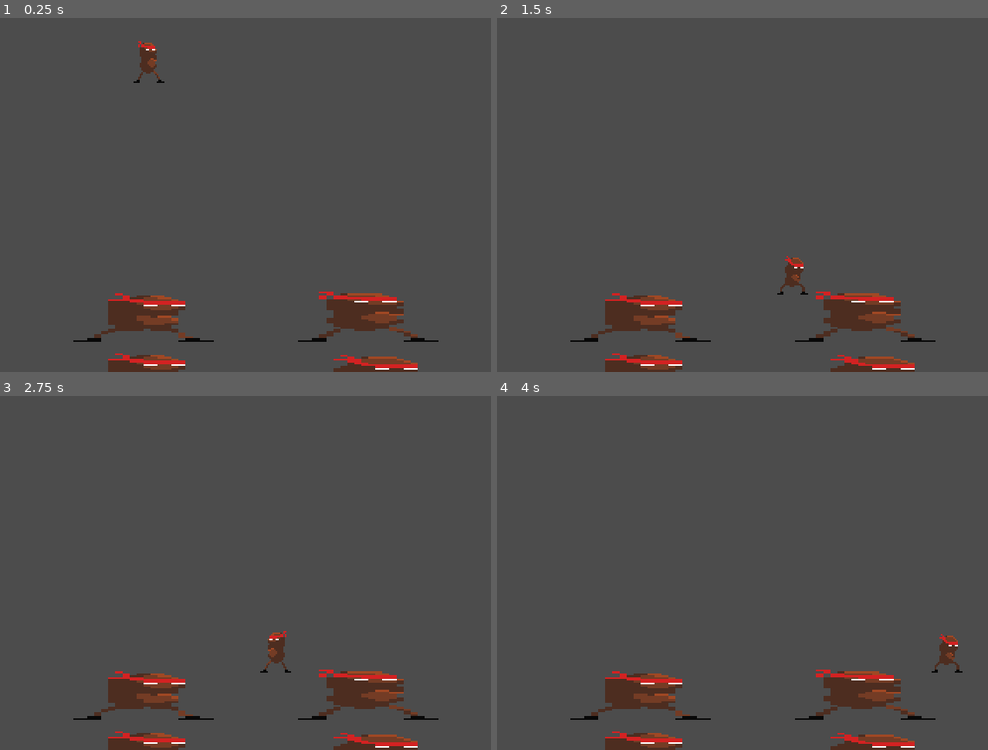
Above: before the commit, frames 1-4 (two rows, left to right).
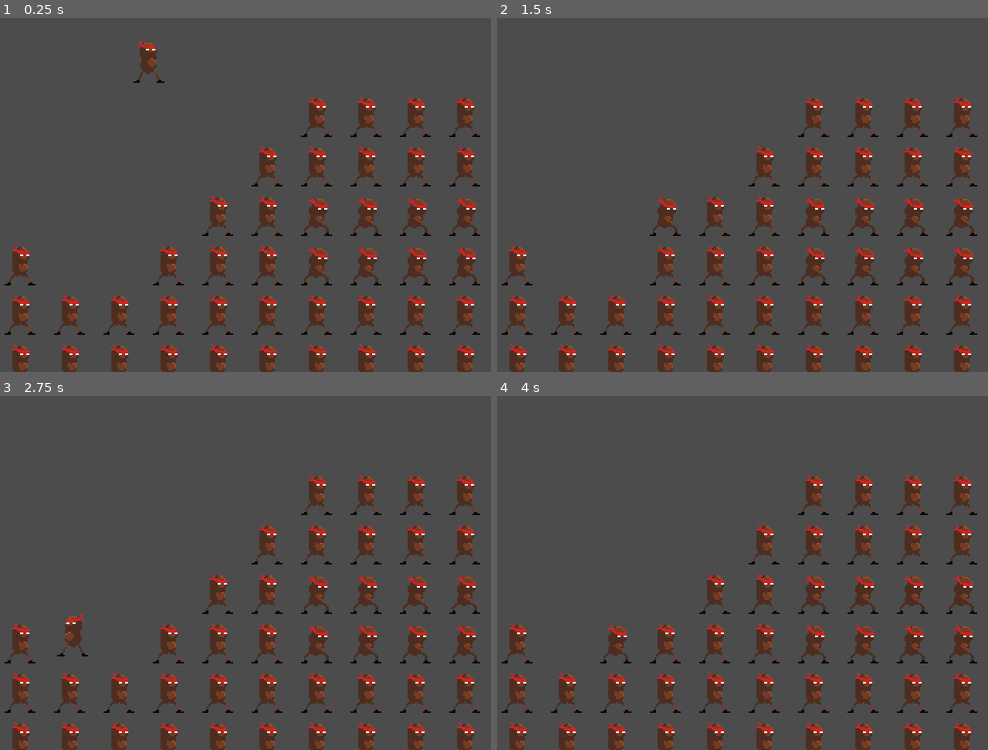
Above: after the commit, the same moments.

Repository: fintanneff/GodotWithGit
Game: Godot game, scene res://PlatDemo/PlatScene.tscn
The game is run twice, just before and just after one commit, with the same random seed, the same clock (stepped at 60 frames per second) and the same inputs. This scene is started directly instead of the project's main scene.
Inputs (mouse positions are in pixels of both pictures, inside the frame that each line leads up to):
- Up to frame 1 (0.25 s): no input
- Up to frame 2 (1.5 s): move the mouse to (850, 166) at 0.52 s; hold Right (ui_right) from 0.53 s (still down); tap Space (ui_select) at 0.77 s; move the mouse to (644, 205) at 1.27 s
- Up to frame 3 (2.75 s): tap Space (ui_select) at 1.52 s; move the mouse to (294, 484) at 2.02 s; release Right (ui_right) at 2.03 s; hold Left (ui_left) from 2.03 s (still down)
- Up to frame 4 (4 s): move the mouse to (717, 640) at 2.77 s; release Left (ui_left) at 2.78 s; hold Right (ui_right) from 2.78 s (still down); tap Space (ui_select) at 3.02, 3.77 s; move the mouse to (889, 619) at 3.52 s

The runs differ from the first frame. In frame 1, 14% of the frame differs, in the area x 0-98%, y 22-100%; in frame 2, 15%; in frame 3, 15%; in frame 4, 15%.

Commit message:
oh dear
oh dear

Diff:
--- a/PlatDemo/PlatScene.tscn
+++ b/PlatDemo/PlatScene.tscn
@@ -1,26 +1,19 @@
-[gd_scene load_steps=4 format=2]
+[gd_scene load_steps=3 format=2]
 
 [ext_resource path="res://PlatDemo/Player/PlatPlayer.tscn" type="PackedScene" id=1]
-[ext_resource path="res://PlatDemo/Player/Bean_Man.png" type="Texture" id=2]
-
-[sub_resource type="RectangleShape2D" id=1]
-extents = Vector2( 119.569, 34.8243 )
+[ext_resource path="res://PlatDemo/mytiles.tres" type="TileSet" id=2]
 
 [node name="Node2D" type="Node2D"]
 
 [node name="Camera2D" type="Camera2D" parent="."]
 current = true
 
-[node name="StaticBody2D" type="StaticBody2D" parent="."]
-position = Vector2( 5.82706, 104.887 )
-
-[node name="CollisionShape2D" type="CollisionShape2D" parent="StaticBody2D"]
-shape = SubResource( 1 )
-
-[node name="Bean_Man" type="Sprite" parent="StaticBody2D"]
-position = Vector2( 6.47126, -4.36475 )
-scale = Vector2( 4.55086, 1.20693 )
-texture = ExtResource( 2 )
-
 [node name="PlatPlayer" parent="." instance=ExtResource( 1 )]
 position = Vector2( -60.3894, -96.9409 )
+
+[node name="TileMap" type="TileMap" parent="."]
+tile_set = ExtResource( 2 )
+cell_size = Vector2( 32, 32 )
+collision_friction = 0.0
+format = 1
+tile_data = PoolIntArray( -131071, 2, 0, -131070, 2, 0, -131069, 2, 0, -131068, 2, 0, -65536, 2, 0, -65535, 2, 0, -65534, 2, 0, -65533, 2, 0, -65532, 2, 0, 65535, 2, 0, 0, 2, 0, 1, 3, 0, 2, 3, 0, 3, 3, 0, 4, 3, 0, 131067, 2, 0, 131070, 2, 0, 131071, 2, 0, 65536, 2, 0, 65537, 3, 0, 65538, 3, 0, 65539, 3, 0, 65540, 3, 0, 196603, 0, 0, 196604, 0, 0, 196605, 0, 0, 196606, 0, 0, 196607, 0, 0, 131072, 0, 0, 131073, 0, 0, 131074, 0, 0, 131075, 0, 0, 131076, 0, 0, 262139, 0, 0, 262140, 0, 0, 262141, 0, 0, 262142, 0, 0, 262143, 0, 0, 196608, 0, 0, 196609, 0, 0, 196610, 0, 0, 196611, 0, 0, 196612, 0, 0 )
--- a/PlatDemo/Player/PlatPlayer.gd
+++ b/PlatDemo/Player/PlatPlayer.gd
@@ -3,7 +3,7 @@
 onready var Spr = $Spr
 var movevec = Vector2.ZERO
 
-func _physics_process(delta):
+func _process(delta):
 	#Move
 	var inputx = Input.get_action_strength("ui_right")-Input.get_action_strength("ui_left")
 	if (abs(inputx) > 0.5):
@@ -12,6 +12,8 @@
 		Spr.global_scale = Vector2(sign(movevec.x), 1)
 	else:
 		movevec.x = 0
+
+func _physics_process(delta):
 	#Grav
 	if (is_on_floor()):
 		movevec.y = 2
@@ -22,4 +24,5 @@
 		if (Input.is_action_just_released("ui_up") && movevec.y < 0):
 			movevec.y /= 3
 	#ApplyMove
-	move_and_slide(movevec, Vector2.UP, true)
+	move_and_slide(movevec.x * Vector2.RIGHT, Vector2.UP, true)
+	move_and_slide(movevec.y * Vector2.DOWN, Vector2.UP, true)
--- /dev/null
+++ b/PlatDemo/mytiles.tres
@@ -0,0 +1,101 @@
+[gd_resource type="TileSet" load_steps=6 format=2]
+
+[ext_resource path="res://PlatDemo/Player/Bean_Man.png" type="Texture" id=1]
+
+[sub_resource type="ConvexPolygonShape2D" id=1]
+points = PoolVector2Array( 0, 0, 32, 0, 32, 32, 0, 32 )
+
+[sub_resource type="ConvexPolygonShape2D" id=2]
+points = PoolVector2Array( 32, 32, 0, 32, 0, 0, 32, 0 )
+
+[sub_resource type="ConvexPolygonShape2D" id=3]
+points = PoolVector2Array( 0, 0, 32, 0, 32, 32, 0, 32 )
+
+[sub_resource type="ConvexPolygonShape2D" id=4]
+points = PoolVector2Array( 0, 0, 32, 0, 32, 32, 0, 32 )
+
+[resource]
+0/name = "Bean_Man.png 0"
+0/texture = ExtResource( 1 )
+0/tex_offset = Vector2( 0, 0 )
+0/modulate = Color( 1, 1, 1, 1 )
+0/region = Rect2( 0, 0, 32, 32 )
+0/tile_mode = 0
+0/occluder_offset = Vector2( 0, 0 )
+0/navigation_offset = Vector2( 0, 0 )
+0/shape_offset = Vector2( 0, 0 )
+0/shape_transform = Transform2D( 1, 0, 0, 1, 0, 0 )
+0/shape = SubResource( 1 )
+0/shape_one_way = false
+0/shape_one_way_margin = 1.0
+0/shapes = [ {
+"autotile_coord": Vector2( 0, 0 ),
+"one_way": false,
+"one_way_margin": 1.0,
+"shape": SubResource( 1 ),
+"shape_transform": Transform2D( 1, 0, 0, 1, 0, 0 )
+} ]
+0/z_index = 0
+1/name = "Bean_Man.png 1"
+1/texture = ExtResource( 1 )
+1/tex_offset = Vector2( 0, 0 )
+1/modulate = Color( 1, 1, 1, 1 )
+1/region = Rect2( 32, 0, 32, 32 )
+1/tile_mode = 0
+1/occluder_offset = Vector2( 0, 0 )
+1/navigation_offset = Vector2( 0, 0 )
+1/shape_offset = Vector2( 0, 0 )
+1/shape_transform = Transform2D( 1, 0, 0, 1, 0, 0 )
+1/shape = SubResource( 2 )
+1/shape_one_way = false
+1/shape_one_way_margin = 1.0
+1/shapes = [ {
+"autotile_coord": Vector2( 0, 0 ),
+"one_way": false,
+"one_way_margin": 1.0,
+"shape": SubResource( 2 ),
+"shape_transform": Transform2D( 1, 0, 0, 1, 0, 0 )
+} ]
+1/z_index = 0
+2/name = "Bean_Man.png 2"
+2/texture = ExtResource( 1 )
+2/tex_offset = Vector2( 0, 0 )
+2/modulate = Color( 1, 1, 1, 1 )
+2/region = Rect2( 0, 32, 32, 32 )
+2/tile_mode = 0
+2/occluder_offset = Vector2( 0, 0 )
+2/navigation_offset = Vector2( 0, 0 )
+2/shape_offset = Vector2( 0, 0 )
+2/shape_transform = Transform2D( 1, 0, 0, 1, 0, 0 )
+2/shape = SubResource( 3 )
+2/shape_one_way = false
+2/shape_one_way_margin = 1.0
+2/shapes = [ {
+"autotile_coord": Vector2( 0, 0 ),
+"one_way": false,
+"one_way_margin": 1.0,
+"shape": SubResource( 3 ),
+"shape_transform": Transform2D( 1, 0, 0, 1, 0, 0 )
+} ]
+2/z_index = 0
+3/name = "Bean_Man.png 3"
+3/texture = ExtResource( 1 )
+3/tex_offset = Vector2( 0, 0 )
+3/modulate = Color( 1, 1, 1, 1 )
+3/region = Rect2( 32, 32, 32, 32 )
+3/tile_mode = 0
+3/occluder_offset = Vector2( 0, 0 )
+3/navigation_offset = Vector2( 0, 0 )
+3/shape_offset = Vector2( 0, 0 )
+3/shape_transform = Transform2D( 1, 0, 0, 1, 0, 0 )
+3/shape = SubResource( 4 )
+3/shape_one_way = false
+3/shape_one_way_margin = 1.0
+3/shapes = [ {
+"autotile_coord": Vector2( 0, 0 ),
+"one_way": false,
+"one_way_margin": 1.0,
+"shape": SubResource( 4 ),
+"shape_transform": Transform2D( 1, 0, 0, 1, 0, 0 )
+} ]
+3/z_index = 0
